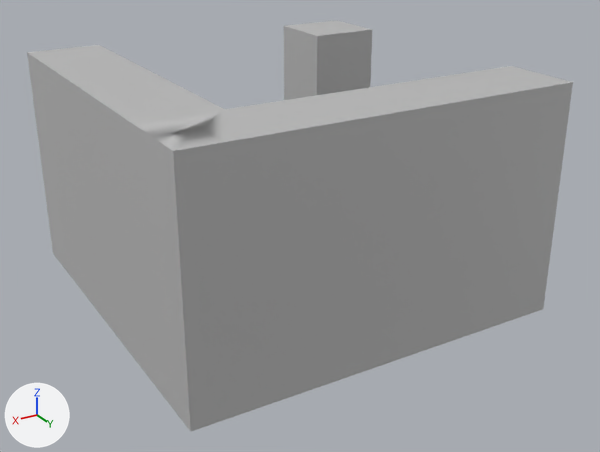
A saved change to the FBX model Assets/Models/Models/Mo/Corr_Corner.fbx.
Camera for both pictures: a 50 mm lens placed at (5.14, 9.07, 5.28), pointed at (-0.09, 0.35, 0.92). The axes (+X, +Y, +Z) are drawn at lower left. The lights are the same throughout. Where no turn or scale is listed for an object, it has been applied to the vertices. Vertices at the same position are counted once.
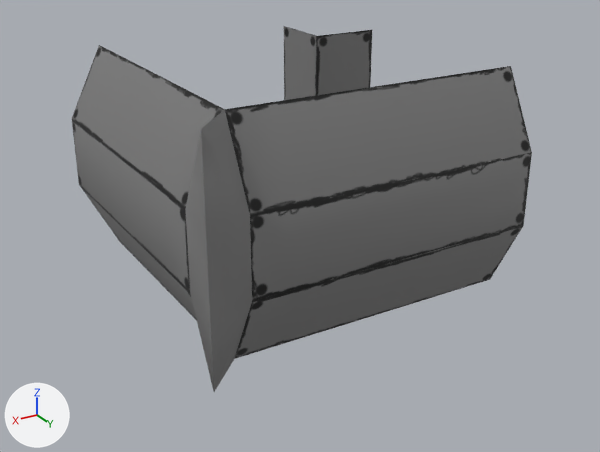
The change in detail:
Picture 'Corr_Turn_TXT.png' (img_corr_turn_txt_png) is new.
Material 'lambert2' (mat_lambert2) is new.
Its texture is img_corr_turn_txt_png.
me_mesh is used by ob_pplane1; location (0.0, 0.0, 0.0).
Verts and faces of me_mesh; kept vertices keep their numbers, new ones are numbered from 194.
Before the commit, vertices of me_mesh: 0 (-2.5, -2.5, 0.0), 1 (-2.0, -2.5, 0.0), 2 (-1.5, -2.5, 0.0), 6 (-2.5, -2.0, 0.0), 11 (-2.5, -1.5, 0.0).
Before the commit, vertices of me_mesh: 65 (-2.5, -2.5, 3.0) at pixel (336, 20), 66 (-2.0, -2.5, 3.0) at pixel (310, 22), 67 (-2.0, -2.0, 3.0) at pixel (327, 27), 68 (-2.5, -2.0, 3.0) at pixel (353, 24), 69 (-1.5, -2.5, 3.0) at pixel (283, 25).
Before the commit, vertices of me_mesh: 70 (-1.5, -2.0, 3.0) at pixel (299, 30), 71 (-2.0, -1.5, 3.0) at pixel (345, 32), 72 (-2.5, -1.5, 3.0) at pixel (372, 29), 73 (-1.5, -1.5, 3.0) at pixel (317, 35).
me_mesh had 194 vertices, 171 faces and spanned x -2.5..2.5, y -2.5..2.5, z 0.0..3.0.
me_mesh now has 103 vertices, 78 faces and spans x -2.5..2.0, y -2.5..2.0, z 0.0..3.0.
Part 1, on me_mesh:
Vertices deleted: 0, 1, 6, 65 to 68 (with the faces that use them).
Part 2, on me_mesh:
84 vertices are removed from x -2.5..2.5, y -2.5..2.5, z 0.0..3.0.
93 faces are deleted.
8 new faces join them.
me_mesh part 3: 70 faces spanning x -2.5..2.0, y -2.5..2.0, z 0.0..3.0 switch from mat_lambert1 (grey #bcbcbc) to mat_lambert2 (picture img_corr_turn_txt_png).

What differs and where, as boxes [x1, y1, x2, y2] in the pictures (600 x 452 px):
'pPlane1', reshaped (16% narrower, 11% shorter): before [27, 20, 573, 431]; after [72, 26, 532, 392]
part 1 of me_mesh, deleted: before [286, 20, 372, 36]
part 2 of me_mesh, cut back: before [27, 45, 573, 431]; after [186, 109, 252, 392]
part 3 of me_mesh, recoloured: before [284, 26, 372, 100]; after [72, 26, 532, 359]
